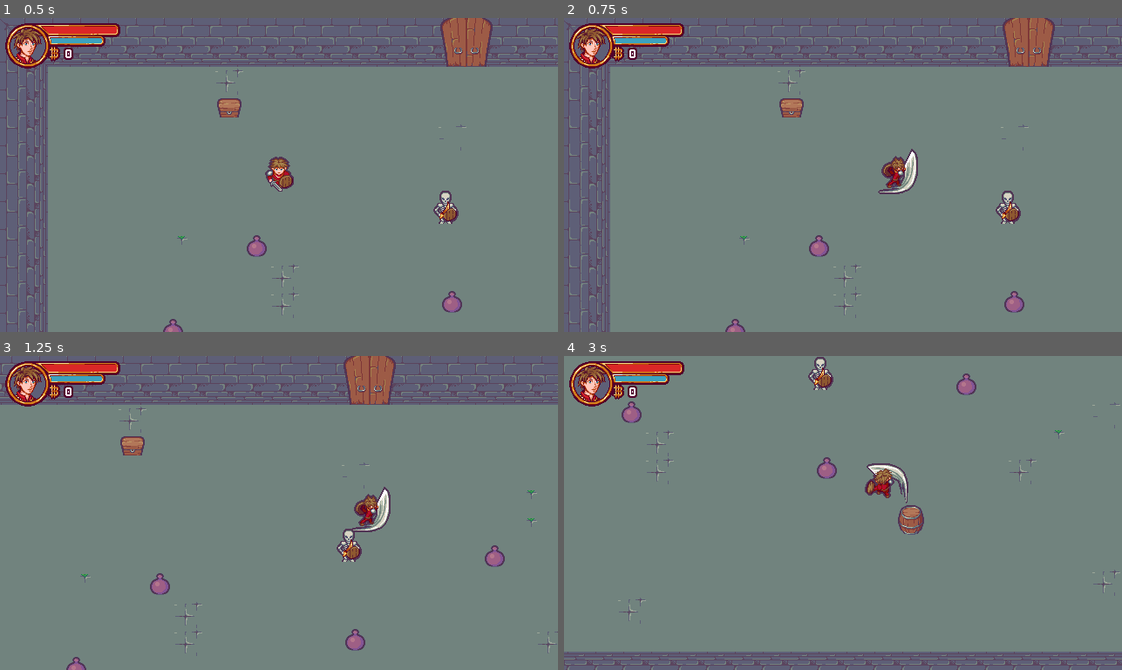
Above: before the commit, frames 1-4 (two rows, left to right).
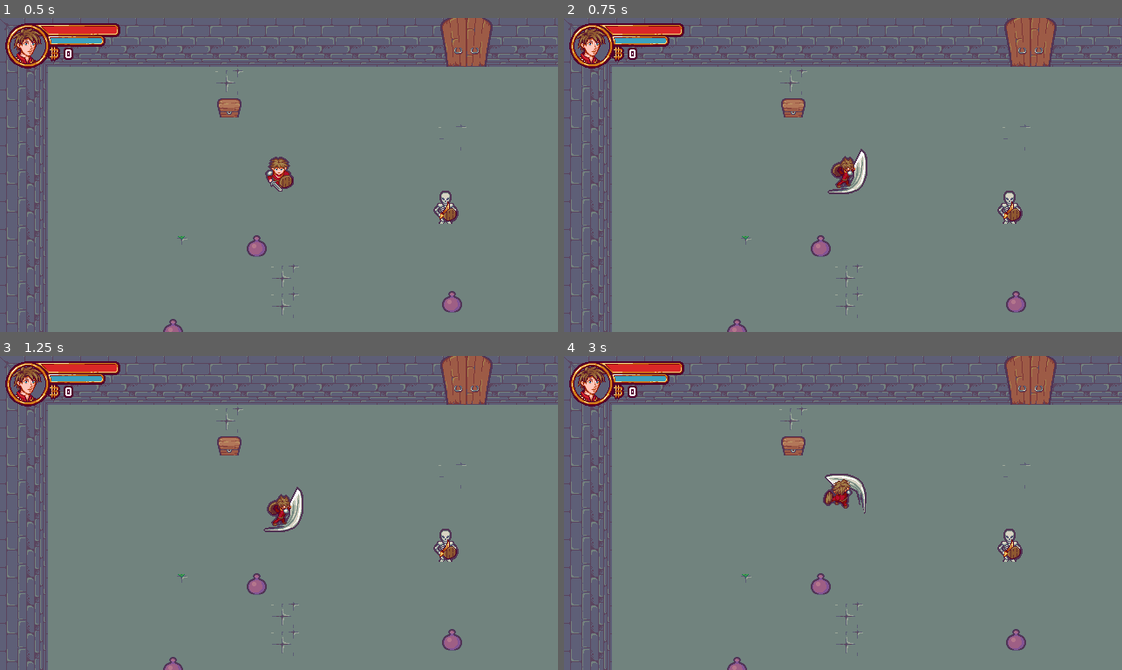
Above: after the commit, the same moments.

Repository: MrBSmith/Zeldisaac
Game: Godot game, scene res://Scenes/Levels/Level.tscn
Same seed, same stepped clock (60 frames per second), same inputs: the game is played once before the commit and once after it. Sound files missing from this copy of the repository are replaced by a short silence.
Inputs:
- Up to frame 1 (0.5 s): no input
- Up to frame 2 (0.75 s): tap Enter (ui_accept) at 0.5, 0.6 s; hold Right (ui_right) from 0.53 s (still down)
- Up to frame 3 (1.25 s): keep holding Right (ui_right); tap Enter (ui_accept) at 0.77, 1.07 s
- Up to frame 4 (3 s): release Right (ui_right) at 1.28 s; hold Down (ui_down) 1.28-2.03 s; tap Enter (ui_accept) at 1.35, 1.52, 1.82, 2.1, 2.85 s; hold Right (ui_right) 2.03-2.78 s; hold Up (ui_up) from 2.78 s (still down)

Frame 1 is identical in both runs. In frame 2, 7.3% of the frame differs, in the area x 0-100%, y 0-100%; in frame 3, 15%; in frame 4, 27%.

Commit message:
tuto11

Diff:
--- a/Scenes/Actors/Actor.gd
+++ b/Scenes/Actors/Actor.gd
@@ -1,14 +1,9 @@
 extends KinematicBody2D
 class_name Actor
 
+onready var state_machine = get_node("StateMachine")
 onready var animated_sprite = get_node("AnimatedSprite")
 onready var attack_hit_box = get_node("AttackHitBox")
-
-enum STATE {
-	IDLE,
-	MOVE,
-	ATTACK
-}
 
 var dir_dict : Dictionary = {
 	"Left": Vector2.LEFT,
@@ -17,25 +12,15 @@
 	"Down": Vector2.DOWN
 }
 
-var state : int = STATE.IDLE setget set_state, get_state
-
 var speed : float = 300.0
 var moving_direction := Vector2.ZERO setget set_moving_direction, get_moving_direction
 var facing_direction := Vector2.DOWN setget set_facing_direction, get_facing_direction
 
-signal state_changed
 signal facing_direction_changed
 signal moving_direction_changed
 
 
 #### ACCESSORS ####
-
-func set_state(value: int) -> void:
-	if value != state:
-		state = value
-		emit_signal("state_changed")
-func get_state() -> int:
-	return state
 
 func set_facing_direction(value: Vector2) -> void:
 	if facing_direction != value:
@@ -55,15 +40,12 @@
 #### BUILT-IN ####
 
 func _ready() -> void:
-	var __ = connect("state_changed", self, "_on_state_changed")
+	var __ = state_machine.connect("state_changed", self, "_on_state_changed")
 	__ = connect("facing_direction_changed", self, "_on_facing_direction_changed")
 	__ = connect("moving_direction_changed", self, "_on_moving_direction_changed")
 	__ = animated_sprite.connect("animation_finished", self, "_on_AnimatedSprite_animation_finished")
 	__ = animated_sprite.connect("frame_changed", self, "_on_AnimatedSprite_frame_changed")
 
-
-func _physics_process(_delta: float) -> void:
-	var __ = move_and_slide(moving_direction * speed)
 
 
 #### LOGIC ####
@@ -71,12 +53,7 @@
 # Update the animation based the current state and facing_direction
 func _update_animation() -> void:
 	var dir_name = _find_dir_name(facing_direction)
-	var state_name = ""
-
-	match(state):
-		STATE.IDLE: state_name = "Idle"
-		STATE.MOVE: state_name = "Move"
-		STATE.ATTACK: state_name = "Attack"
+	var state_name = state_machine.get_state_name()
 
 	animated_sprite.play(state_name + dir_name)
 
@@ -112,13 +89,13 @@
 
 #### SIGNAL RESPONSES ####
 
-func _on_state_changed() -> void:
+func _on_state_changed(_new_state: Object) -> void:
 	_update_animation()
 
 
 func _on_AnimatedSprite_animation_finished() -> void:
 	if "Attack".is_subsequence_of(animated_sprite.get_animation()):
-		set_state(STATE.IDLE)
+		state_machine.set_state("Idle")
 
 
 func _on_facing_direction_changed() -> void:
--- a/Scenes/Actors/Actor.tscn
+++ b/Scenes/Actors/Actor.tscn
@@ -1,6 +1,9 @@
-[gd_scene load_steps=2 format=2]
+[gd_scene load_steps=5 format=2]
 
 [ext_resource path="res://Scenes/Actors/Actor.gd" type="Script" id=1]
+[ext_resource path="res://StateMachine/StateMachine.gd" type="Script" id=2]
+[ext_resource path="res://Scenes/Actors/States/ActorMoveState.gd" type="Script" id=3]
+[ext_resource path="res://StateMachine/State.gd" type="Script" id=4]
 
 [node name="Actor" type="KinematicBody2D"]
 script = ExtResource( 1 )
@@ -25,3 +28,15 @@
 __meta__ = {
 "_edit_lock_": true
 }
+
+[node name="StateMachine" type="Node" parent="."]
+script = ExtResource( 2 )
+
+[node name="Idle" type="Node" parent="StateMachine"]
+script = ExtResource( 4 )
+
+[node name="Move" type="Node" parent="StateMachine"]
+script = ExtResource( 3 )
+
+[node name="Attack" type="Node" parent="StateMachine"]
+script = ExtResource( 4 )
--- a/Scenes/Actors/Character/Character.gd
+++ b/Scenes/Actors/Character/Character.gd
@@ -18,13 +18,13 @@
 
 	# Update the state based on the input
 	if Input.is_action_just_pressed("ui_accept"):
-		set_state(STATE.ATTACK)
+		state_machine.set_state("Attack")
 
-	if state != STATE.ATTACK:
+	if state_machine.get_state_name() != "Attack":
 		if moving_direction == Vector2.ZERO:
-			set_state(STATE.IDLE)
+			state_machine.set_state("Idle")
 		else:
-			set_state(STATE.MOVE)
+			state_machine.set_state("Move")
 
 
 #### LOGIC ####
@@ -46,9 +46,9 @@
 
 
 
-func _on_state_changed() -> void:
-	if state == STATE.ATTACK:
+func _on_state_changed(new_state: Object) -> void:
+	if new_state.name == "Attack":
 		if _interaction_attempt():
-			set_state(STATE.IDLE)
+			state_machine.set_state("Idle")
 
-	._on_state_changed()
+	._on_state_changed(new_state)
--- /dev/null
+++ b/Scenes/Actors/States/ActorMoveState.gd
@@ -0,0 +1,5 @@
+extends State
+class_name ActorMoveState
+
+func update(_delta) -> void:
+	var __ = owner.move_and_slide(owner.moving_direction * owner.speed)
--- a/Scenes/InteractiveObjects/Chest/Chest.gd
+++ b/Scenes/InteractiveObjects/Chest/Chest.gd
@@ -1,21 +1,13 @@
 extends StaticBody2D
 
+onready var state_machine = $StateMachine
 onready var animated_sprite = $AnimatedSprite
-
-enum STATE{
-	IDLE,
-	OPEN,
-	OPENED
-}
-
-var state = STATE.IDLE
 
 
 func interact() -> void:
-	if state == STATE.IDLE:
-		state = STATE.OPEN
+	if state_machine.get_state_name() == "Idle":
+		state_machine.set_state("Open")
 		animated_sprite.play("Open")
-
 
 
 func _spawn_content() -> void:
@@ -23,5 +15,5 @@
 
 
 func _on_AnimatedSprite_animation_finished() -> void:
-	state = STATE.OPENED
+	state_machine.set_state("Opened")
 	_spawn_content()
--- a/Scenes/InteractiveObjects/Chest/Chest.tscn
+++ b/Scenes/InteractiveObjects/Chest/Chest.tscn
@@ -1,7 +1,9 @@
-[gd_scene load_steps=10 format=2]
+[gd_scene load_steps=12 format=2]
 
 [ext_resource path="res://Scenes/InteractiveObjects/Chest/Chest_SpriteSheet.png" type="Texture" id=1]
 [ext_resource path="res://Scenes/InteractiveObjects/Chest/Chest.gd" type="Script" id=2]
+[ext_resource path="res://StateMachine/StateMachine.gd" type="Script" id=3]
+[ext_resource path="res://StateMachine/State.gd" type="Script" id=4]
 
 [sub_resource type="AtlasTexture" id=1]
 atlas = ExtResource( 1 )
@@ -48,4 +50,16 @@
 [node name="CollisionShape2D" type="CollisionShape2D" parent="."]
 shape = SubResource( 7 )
 
+[node name="StateMachine" type="Node" parent="."]
+script = ExtResource( 3 )
+
+[node name="Idle" type="Node" parent="StateMachine"]
+script = ExtResource( 4 )
+
+[node name="Open" type="Node" parent="StateMachine"]
+script = ExtResource( 4 )
+
+[node name="Opened" type="Node" parent="StateMachine"]
+script = ExtResource( 4 )
+
 [connection signal="animation_finished" from="AnimatedSprite" to="." method="_on_AnimatedSprite_animation_finished"]
--- a/Scenes/InteractiveObjects/Coin/Coin.gd
+++ b/Scenes/InteractiveObjects/Coin/Coin.gd
@@ -1,15 +1,7 @@
 extends Node2D
 class_name Coin
 
-enum STATE {
-	SPAWN,
-	IDLE,
-	FOLLOW,
-	COLLECT
-}
-
-const GRAVITY := 40.0
-
+onready var state_machine = $StateMachine
 onready var coin_sprite = $CoinSprite
 onready var shadow_sprite = $ShadowSprite
 onready var collect_sound = $CollectSound
@@ -17,79 +9,22 @@
 onready var animation_player = $AnimationPlayer
 onready var timer = $Timer
 
-var state : int = STATE.SPAWN setget set_state, get_state
-
-var spawn_v_force : float = -400.0
-var spawn_dir_force : float = 200.0
-var spawn_dir := Vector2.ZERO
-var spawn_dir_velocity := Vector2.ZERO
-var damping := 20.0
-
-var speed = 400.0
-var target : Node2D = null
-
-signal state_changed
 
 #### ACCESSORS ####
 
 func is_class(value: String): return value == "Coin" or .is_class(value)
 func get_class() -> String: return "Coin"
 
-func set_state(value: int):
-	if value != state:
-		state = value
-		emit_signal("state_changed")
-func get_state() -> int: return state
 
 #### BUILT-IN ####
 
 func _ready() -> void:
 	animation_player.play("Wave")
 
-	_init_spawn_values()
 
-
-func _physics_process(delta: float) -> void:
-	match(state):
-		STATE.FOLLOW: _follow(delta)
-		STATE.SPAWN: _spawn(delta)
-
-
-func _follow(delta: float) -> void:
-	if target == null:
-		return
-
-	var target_pos = target.get_position()
-	var dist = position.distance_to(target_pos)
-	var spd = speed * delta
-
-	if dist < spd:
-		position = target_pos
-		if state == STATE.FOLLOW:
-			collect()
-	else:
-		position = position.move_toward(target_pos, spd)
-
-
-func _spawn(delta: float) -> void:
-	spawn_v_force += GRAVITY
-	var spawn_v_velocity = Vector2(0.0, spawn_v_force)
-	spawn_dir_velocity = spawn_dir * spawn_dir_force
-	spawn_dir_velocity = spawn_dir_velocity.clamped(spawn_dir_velocity.length() - damping)
-
-	var velocity = spawn_v_velocity + spawn_dir_velocity
-	position += velocity * delta
-
-
-func _init_spawn_values() -> void:
-	var rdm_angle = rand_range(0.0, 360.0)
-	spawn_dir = Vector2(sin(rdm_angle), cos(rdm_angle))
-
-
-func _follow_target(tar: Node2D) -> void:
-	set_state(STATE.FOLLOW)
-	target = tar
-
+func _follow_target(target: Node2D) -> void:
+	state_machine.set_state("Follow")
+	$StateMachine/Follow.target = target
 
 
 #### VIRTUALS ####
@@ -99,7 +34,7 @@
 #### LOGIC ####
 
 func collect() -> void:
-	set_state(STATE.COLLECT)
+	state_machine.set_state("Collect")
 	collect_sound.play()
 	particules.set_emitting(true)
 
@@ -119,7 +54,7 @@
 #### SIGNAL RESPONSES ####
 
 func _on_FollowArea_body_entered(body: Node) -> void:
-	if state == STATE.IDLE:
+	if state_machine.get_state_name() == "Idle":
 		_follow_target(body)
 
 
@@ -131,17 +66,13 @@
 
 
 func _on_Timer_timeout() -> void:
-	if state == STATE.IDLE:
+	if state_machine.get_state_name() == "Idle":
 		coin_sprite.play("Rotation")
 		shadow_sprite.play("Rotation")
 
 
-func _on_SpawnDurationTimer_timeout() -> void:
-	set_state(STATE.IDLE)
-
-
-func _on_Coin_state_changed() -> void:
-	if state == STATE.IDLE:
+func _on_StateMachine_state_changed(new_state: Node) -> void:
+	if new_state.name == "Idle":
 		for body in $Area2D.get_overlapping_bodies():
 			if body is Character:
 				_follow_target(body)
--- a/Scenes/InteractiveObjects/Coin/Coin.tscn
+++ b/Scenes/InteractiveObjects/Coin/Coin.tscn
@@ -1,9 +1,13 @@
-[gd_scene load_steps=28 format=2]
+[gd_scene load_steps=32 format=2]
 
 [ext_resource path="res://Scenes/InteractiveObjects/Coin/PetitePiece_SpriteSheet.png" type="Texture" id=1]
 [ext_resource path="res://Scenes/InteractiveObjects/Coin/Coin.gd" type="Script" id=2]
 [ext_resource path="res://Scenes/InteractiveObjects/Coin/Validation.ogg" type="AudioStream" id=3]
 [ext_resource path="res://Scenes/InteractiveObjects/Coin/PetitePieceShadow_SpriteSheet.png" type="Texture" id=4]
+[ext_resource path="res://StateMachine/StateMachine.gd" type="Script" id=5]
+[ext_resource path="res://StateMachine/State.gd" type="Script" id=6]
+[ext_resource path="res://Scenes/InteractiveObjects/Collectables/States/CollectableFollowState.gd" type="Script" id=7]
+[ext_resource path="res://Scenes/InteractiveObjects/Collectables/States/CollectablSpawnState.gd" type="Script" id=8]
 
 [sub_resource type="AtlasTexture" id=1]
 atlas = ExtResource( 1 )
@@ -197,13 +201,27 @@
 [node name="AnimationPlayer" type="AnimationPlayer" parent="."]
 anims/Wave = SubResource( 23 )
 
-[node name="SpawnDurationTimer" type="Timer" parent="."]
+[node name="StateMachine" type="Node" parent="."]
+script = ExtResource( 5 )
+
+[node name="Spawn" type="Node" parent="StateMachine"]
+script = ExtResource( 8 )
+
+[node name="SpawnDurationTimer" type="Timer" parent="StateMachine/Spawn"]
 wait_time = 0.2
 one_shot = true
 autostart = true
 
-[connection signal="state_changed" from="." to="." method="_on_Coin_state_changed"]
+[node name="Idle" type="Node" parent="StateMachine"]
+script = ExtResource( 6 )
+
+[node name="Follow" type="Node" parent="StateMachine"]
+script = ExtResource( 7 )
+
+[node name="Collect" type="Node" parent="StateMachine"]
+script = ExtResource( 6 )
+
 [connection signal="animation_finished" from="CoinSprite" to="." method="_on_AnimatedSprite_animation_finished"]
 [connection signal="body_entered" from="Area2D" to="." method="_on_FollowArea_body_entered"]
 [connection signal="timeout" from="Timer" to="." method="_on_Timer_timeout"]
-[connection signal="timeout" from="SpawnDurationTimer" to="." method="_on_SpawnDurationTimer_timeout"]
+[connection signal="state_changed" from="StateMachine" to="." method="_on_StateMachine_state_changed"]
--- /dev/null
+++ b/Scenes/InteractiveObjects/Collectables/States/CollectablSpawnState.gd
@@ -0,0 +1,38 @@
+extends State
+class_name CollectableSpawnState
+
+onready var spawn_duration_timer = $SpawnDurationTimer
+
+const GRAVITY := 40.0
+
+var spawn_v_force : float = -400.0
+var spawn_dir_force : float = 200.0
+var spawn_dir := Vector2.ZERO
+var spawn_dir_velocity := Vector2.ZERO
+var damping := 20.0
+
+
+
+func _ready() -> void:
+	var __ = spawn_duration_timer.connect("timeout", self, "_on_SpawnDurationTimer_timeout")
+
+
+func enter_state() -> void:
+	var rdm_angle = rand_range(0.0, 360.0)
+	spawn_dir = Vector2(sin(rdm_angle), cos(rdm_angle))
+	spawn_duration_timer.start()
+
+
+
+func update(delta: float) -> void:
+	spawn_v_force += GRAVITY
+	var spawn_v_velocity = Vector2(0.0, spawn_v_force)
+	spawn_dir_velocity = spawn_dir * spawn_dir_force
+	spawn_dir_velocity = spawn_dir_velocity.clamped(spawn_dir_velocity.length() - damping)
+
+	var velocity = spawn_v_velocity + spawn_dir_velocity
+	owner.position += velocity * delta
+
+
+func _on_SpawnDurationTimer_timeout() -> void:
+	get_parent().set_state("Idle")
--- /dev/null
+++ b/Scenes/InteractiveObjects/Collectables/States/CollectableFollowState.gd
@@ -0,0 +1,21 @@
+extends State
+class_name CollectableFollowState
+
+export var speed : float = 400.0
+var target : Node2D = null
+
+
+func update(delta: float) -> void:
+	if target == null:
+		return
+
+	var target_pos = target.get_position()
+	var dist = owner.position.distance_to(target_pos)
+	var spd = speed * delta
+
+	if dist < spd:
+		owner.position = target_pos
+		if get_parent().get_state_name() == "Follow":
+			owner.collect()
+	else:
+		owner.position = owner.position.move_toward(target_pos, spd)
--- /dev/null
+++ b/StateMachine/State.gd
@@ -0,0 +1,13 @@
+extends Node
+class_name State
+
+func enter_state() -> void:
+	pass
+
+
+func exit_state() -> void:
+	pass
+
+
+func update(_delta: float) -> void:
+	pass
--- /dev/null
+++ b/StateMachine/StateMachine.gd
@@ -0,0 +1,45 @@
+extends Node
+class_name StateMachine
+
+var current_state : Node = null setget set_state, get_state
+var previous_state : Node = null setget , get_previous_state
+
+signal state_changed(state)
+
+#### ACCESSORS ####
+
+func set_state(state) -> void:
+	if state is String:
+		state = get_node_or_null(state)
+
+	if state == current_state:
+		return
+
+	if current_state != null:
+		current_state.exit_state()
+
+	previous_state = current_state
+	current_state = state
+
+	current_state.enter_state()
+
+	emit_signal("state_changed", current_state)
+
+func get_state() -> Node: return current_state
+func get_state_name() -> String:
+	if current_state == null:
+		return ""
+	return current_state.name
+
+func get_previous_state() -> Node: return previous_state
+
+
+#### BUILT-IN ####
+
+func _ready() -> void:
+	set_state(get_child(0))
+
+
+func _physics_process(delta: float) -> void:
+	if current_state != null:
+		current_state.update(delta)
--- a/project.godot
+++ b/project.godot
@@ -14,6 +14,11 @@
 "language": "GDScript",
 "path": "res://Scenes/Actors/Actor.gd"
 }, {
+"base": "State",
+"class": "ActorMoveState",
+"language": "GDScript",
+"path": "res://Scenes/Actors/States/ActorMoveState.gd"
+}, {
 "base": "Actor",
 "class": "Character",
 "language": "GDScript",
@@ -24,16 +29,41 @@
 "language": "GDScript",
 "path": "res://Scenes/InteractiveObjects/Coin/Coin.gd"
 }, {
+"base": "State",
+"class": "CollectableFollowState",
+"language": "GDScript",
+"path": "res://Scenes/InteractiveObjects/Collectables/States/CollectableFollowState.gd"
+}, {
+"base": "State",
+"class": "CollectableSpawnState",
+"language": "GDScript",
+"path": "res://Scenes/InteractiveObjects/Collectables/States/CollectablSpawnState.gd"
+}, {
 "base": "Actor",
 "class": "Enemy",
 "language": "GDScript",
 "path": "res://Scenes/Actors/Enemy/Enemy.gd"
+}, {
+"base": "Node",
+"class": "State",
+"language": "GDScript",
+"path": "res://StateMachine/State.gd"
+}, {
+"base": "Node",
+"class": "StateMachine",
+"language": "GDScript",
+"path": "res://StateMachine/StateMachine.gd"
 } ]
 _global_script_class_icons={
 "Actor": "",
+"ActorMoveState": "",
 "Character": "",
 "Coin": "",
-"Enemy": ""
+"CollectableFollowState": "",
+"CollectableSpawnState": "",
+"Enemy": "",
+"State": "",
+"StateMachine": ""
 }
 
 [application]
